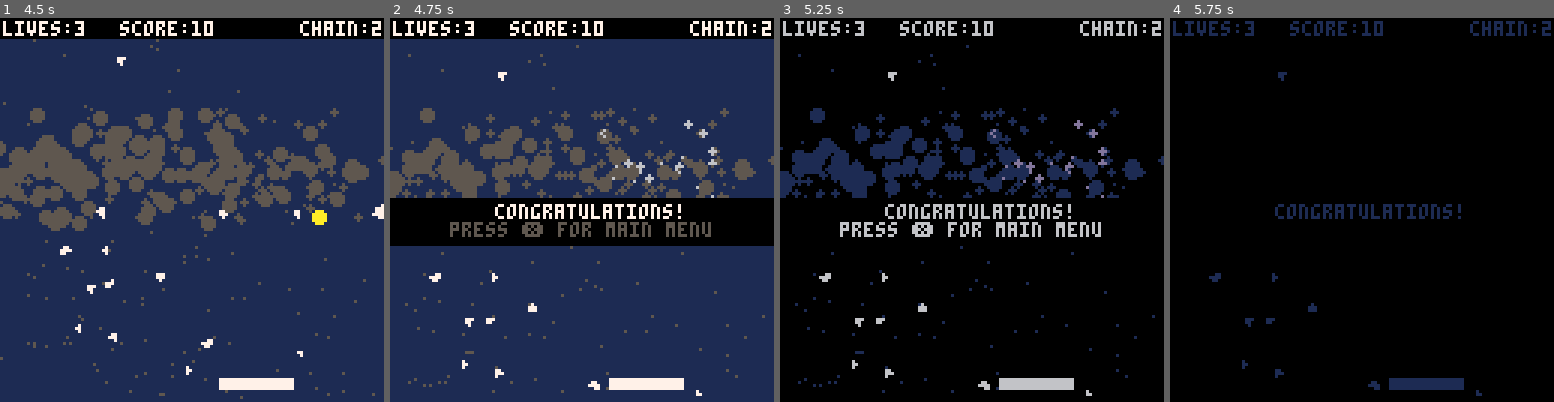
Above: before the commit, frames 1-4 (left to right).
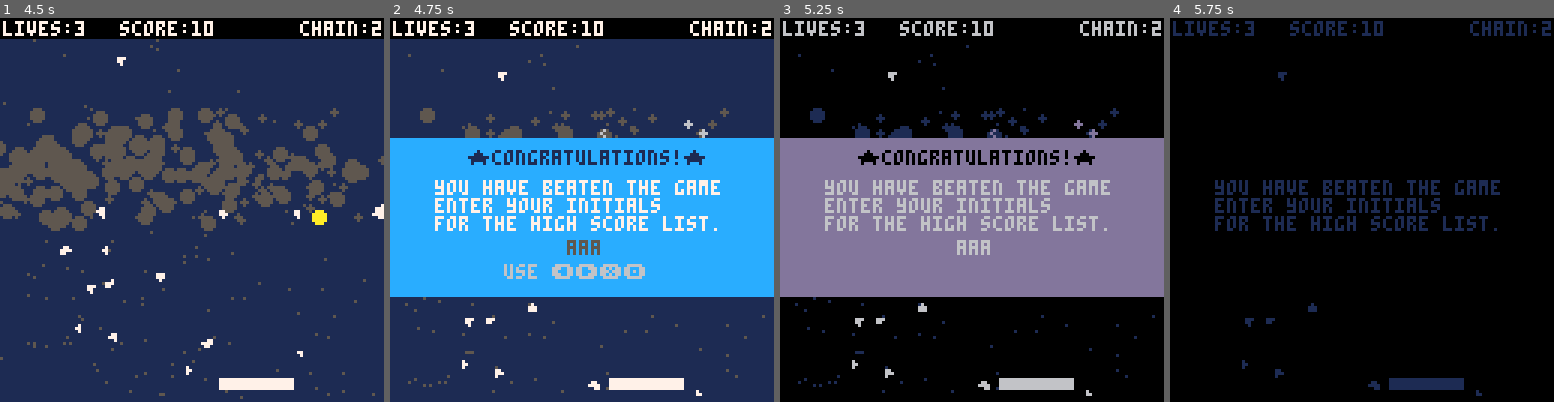
Above: after the commit, the same moments.

Repository: steka/lazydevs-pico8-breakout-hero
Game: PICO-8 cartridge hero1.p8
The game is run twice, just before and just after one commit, with the same random seed, the same clock (stepped at 60 frames per second) and the same inputs.
Inputs:
- Up to frame 1 (4.5 s): tap O (Z key) at 0.7, 1.7, 2.1, 2.5, 2.9, 3.3, 3.7, 4.1 s; hold Right 1.6-2.1 s; hold Right 2.47-3.03 s; hold Left 3.08-3.58 s; hold Right from 4.02 s (still down)
- Up to frame 2 (4.75 s): tap O (Z key) at 4.5 s; release Right at 4.68 s
- Up to frame 3 (5.25 s): tap O (Z key) at 4.9 s; hold Left from 5.08 s (still down)
- Up to frame 4 (5.75 s): tap O (Z key) at 5.3, 5.7 s; release Left at 5.68 s

Frame 1 is identical in both runs. In frame 2, 40% of the frame differs, in the area x 0-100%, y 31-73%; in frame 3, 40%; in frame 4, 3.5%.

Commit message:
Breakout #48 - End Screen
https://www.youtube.com/watch?v=VtSv2lQmZaA

Diff:
--- a/hero1.p8
+++ b/hero1.p8
@@ -39,6 +39,10 @@
  blink_w=7
  blink_w_i=1
 
+ blink_b=7
+ blink_b_i=1
+
+
  blinkframe=0
  blinkspeed=8
 
@@ -67,6 +71,7 @@
  hschars={"a","b","c","d","e","f","g","h","i","j","k","l","m","n","o","p","q","r","s","t","u","v","w","x","y","z"}
  hs_x=128
  hs_dx=128
+ loghs=false
 end
 
 function startgame()
@@ -314,6 +319,14 @@
  mode="winnerwait"
  govercountdown=60
  blinkspeed=16
+
+ --find out if pluer is good
+ --enough for high score
+ if points>hs[5] then
+  loghs=true
+ else
+  loghs=true
+ end
 end
 
 function releasestuck()
@@ -551,6 +564,7 @@
 function doblink()
  local g_seq = {3,11,7,11}
  local w_seq = {5,6,7,6}
+ local b_seq = {9,10,7,10,9}
 
  -- text blinking
  blinkframe+=1
@@ -568,6 +582,12 @@
    blink_w_i=1
   end
   blink_w=w_seq[blink_w_i]
+
+  blink_b_i+=1
+  if blink_b_i > #b_seq then
+   blink_b_i=1
+  end
+  blink_b=b_seq[blink_b_i]
  end
 
  -- trajectory preview anim
@@ -1310,9 +1330,31 @@
 end
 
 function draw_winner()
- rectfill(0,60,128,75,0)
- print("congratulations!",35,62,7)
- print("press ❎ for main menu",20,68,blink_w)
+ if loghs then
+  --won. type in name
+  --for highscore list
+  local _y=40
+  rectfill(0,_y,128,_y+52,12)
+  print("★congratulations!★",26,_y+4,1)
+  print("you have beaten the game",15,_y+14,7)
+  print("enter your initials",15,_y+20,7)
+  print("for the high score list.",15,_y+26,7)
+  print("aaa",59,_y+34,blink_w)
+
+  print("use ⬅️➡️❎🅾️",38,_y+42,6)
+
+ else
+  --won but no highscore
+  local _y=40
+  rectfill(0,_y,128,_y+52,12)
+  print("★congratulations!★",26,_y+4,1)
+  print("you have beaten the game",15,_y+14,7)
+  print("but your score is too low",15,_y+20,7)
+  print("for the high score list.",15,_y+26,7)
+  print("try again!",15,_y+32,7)
+
+  print("press ❎ for main menu",20,_y+42,blink_b)
+ end
 end
 
 function draw_start()
@@ -1530,26 +1572,20 @@
 
 
 
-__map__
-0000000000000000000000000000000000000000000000000000000000000000000000000000000000000000000000000000000000000000000000000000000000000000000000000000000000000000000000000000000000000000000000000000000000000000000000000000000000000000000000000000000000000000
-0000000000000000000000000000000000000000000000000000000000000000000000000000000000000000000000000000000000000000000000000000000000000000000000000000000000000000000000000000000000000000000000000000000000000000000000000000000000000000000000000000000000000000
-0000000000010100000000000000000000000000000000000000000000000000000000000000000000000000000000000000000000000000000000000000000000000000000000000000000000000000000000000000000000000000000000000000000000000000000000000000000000000000000000000000000000000000
-0000000001010101000000000000000000000000000000000000000000000000000000000000000000000000000000000000000000000000000000000000000000000000000000000000000000000000000000000000000000000000000000000000000000000000000000000000000000000000000000000000000000000000
-0000000001010001000000000000000000000000000000000000000000000000000000000000000000000000000000000000000000000000000000000000000000000000000000000000000000000000000000000000000000000000000000000000000000000000000000000000000000000000000000000000000000000000
-…(17 lines of a section not shown)…
+…(17 lines of a section not shown)…
Not shown, changed: 17 lines of the sprite sheet (__gfx__) section of hero1.p8
